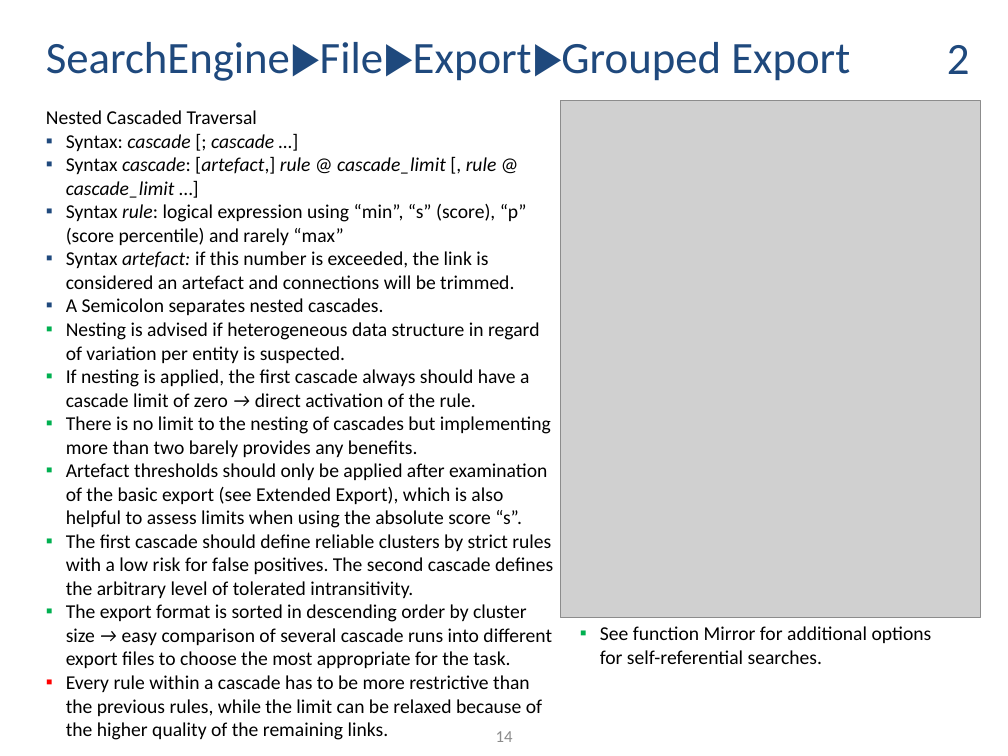
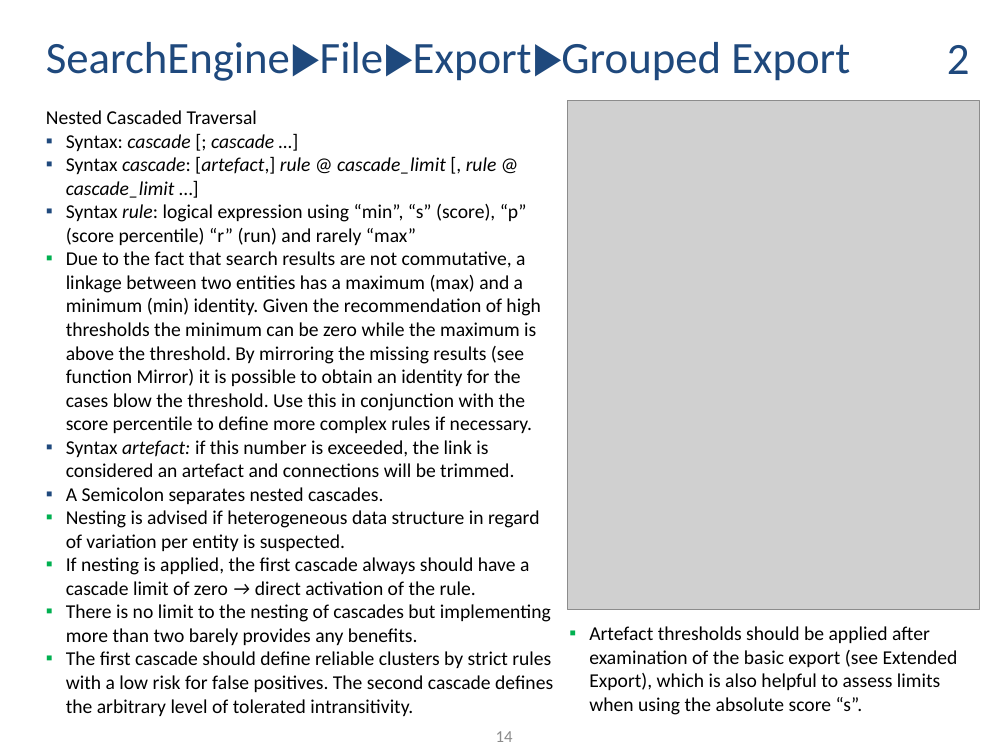
Before and after one commit to ThorstenDoherr/searchengine, a slide deck: slide 14 of doc/Manual.pptx. Drawn at 1008x756 pixels with LibreOffice and Linux fonts; fonts in the diff are those of the drawing; grey boxes stand for pictures. Boxes give left, top, right and bottom in pixels: in the first picture for what was removed or moved away, otherwise in the second. Text is boxed around its words. In the diff, an @@ line names an element or a change of style, - is before the commit and + after.

```diff
--- a/doc/Manual.pptx
+++ b/doc/Manual.pptx
@@ picture: place and size @@
-picture at <box>560,100,981,618</box>
+picture at <box>568,100,979,609</box>
@@ text at <box>66,204,540,433</box>: text changed @@
-  ▪ Syntax rule: logical expression using “min”, “s” (score), “p” (score percentile) and rarely “max”
+  ▪ Syntax rule: logical expression using “min”, “s” (score), “p” (score percentile) “r” (run) and rarely “max”
+  ▪ Due to the fact that search results are not commutative, a linkage between two entities has a maximum (max) and a minimum (min) identity. Given the recommendation of high thresholds the minimum can be zero while the maximum is above the threshold. By mirroring the missing results (see function Mirror) it is possible to obtain an identity for the cases blow the threshold. Use this in conjunction with the score percentile to define more complex rules if necessary.
@@ text at <box>66,463,547,528</box>: paragraph removed @@
-  ▪ Artefact thresholds should only be applied after examination of the basic export (see Extended Export), which is also helpful to assess limits when using the absolute score “s”.
@@ text at <box>66,604,552,740</box>: paragraphs removed @@
-  ▪ The export format is sorted in descending order by cluster size → easy comparison of several cascade runs into different export files to choose the most appropriate for the task.
-  ▪ Every rule within a cascade has to be more restrictive than the previous rules, while the limit can be relaxed because of the higher quality of the remaining links.
@@ text added at <box>589,626,958,715</box>, 14 pt, text #000000 @@
+  ▪ Artefact thresholds should be applied after examination of the basic export (see Extended Export), which is also helpful to assess limits when using the absolute score “s”.
@@ text removed at <box>600,626,932,664</box> @@
-▪ See function Mirror for additional options for self-referential searches.
```
Also in this commit, not shown: 41 other slides changed, 3 slides added, 2 slides removed, 1 other file.
